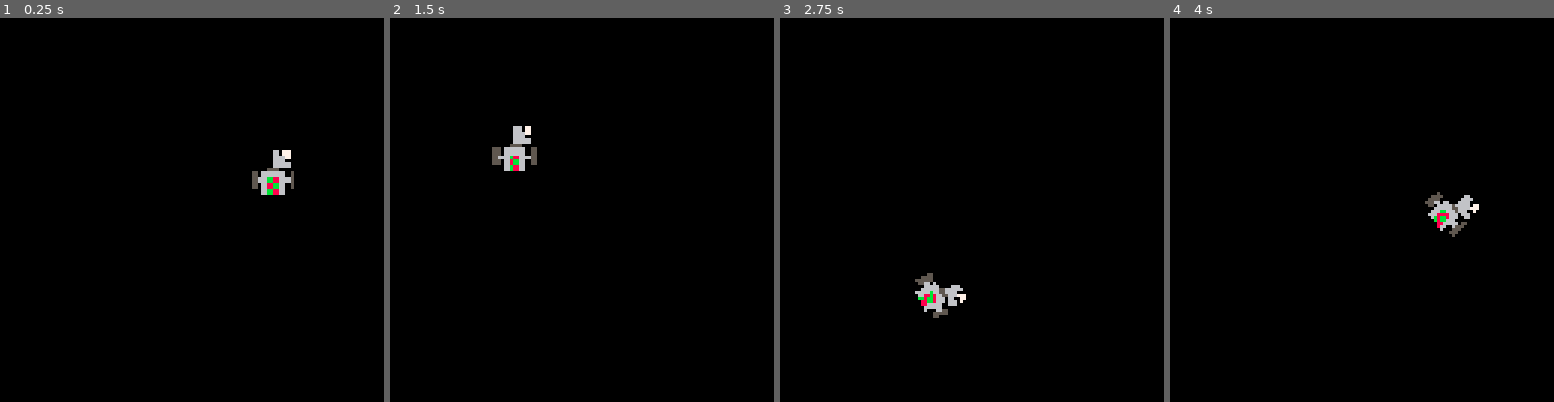
Above: before the commit, frames 1-4 (left to right).
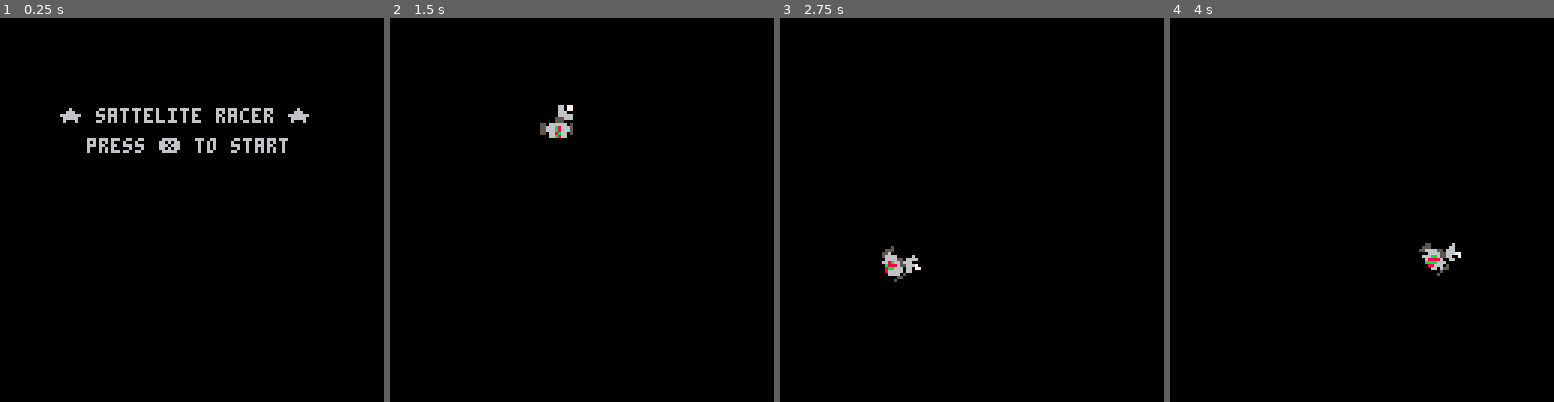
Above: after the commit, the same moments.

Repository: jackawackadoo/Sattelite_Racer
Game: PICO-8 cartridge sattelite_racer.p8
Same seed, same stepped clock (60 frames per second), same inputs: the game is played once before the commit and once after it.
Inputs:
- Up to frame 1 (0.25 s): no input
- Up to frame 2 (1.5 s): tap X (X key) at 0.33, 1.07 s
- Up to frame 3 (2.75 s): hold Right 1.6-2.1 s; tap X (X key) at 1.85 s; hold Right from 2.47 s (still down)
- Up to frame 4 (4 s): tap X (X key) at 2.97 s; release Right at 3.03 s; hold Left 3.08-3.58 s

The runs differ from the first frame. In frame 1, 2.6% of the frame differs, in the area x 15-81%, y 23-47%; in frame 2, 1.2%; in frame 3, 1.2%; in frame 4, 1.2%.

Commit message:
opnening screen

Diff:
--- a/sattelite_racer.p8
+++ b/sattelite_racer.p8
@@ -8,27 +8,37 @@
 originy = 64
 angle = 0
 angle_r = 0
-size = 20
+size = 15
 x = 0
 y = 0
 sa = 0
 s = 1
+start = 0
 
 
 function _init()
 	cls()
+	local start_x = 20
+	local start_y = 30
+	print ("★ sattelite racer ★", start_x, start_y)
+	print ("press ❎ to start", start_x+9,start_y+10)
+	while (start == 0) do
+		if btn(❎) then start = 1
+	end
+
 end
 
 function _update()
-	angle += 3
-	if (angle > 360) angle = 0
-	cls()
-	s = 1
- sa = angle_r / 360
-	x = originx + radius * cos(angle/360)
-	y = originy + radius * sin(angle/360)
-	if btn(➡️) then angle_r -= 3 end
-	if btn(⬅️) then angle_r +=3 	end
+		angle += 3
+		if (angle > 360) angle = 0
+		cls()
+		s = 1
+	 sa = angle_r / 360
+		x = originx + radius * cos(angle/360)
+		y = originy + radius * sin(angle/360)
+		if btn(➡️) then angle_r -= 3 end
+		if btn(⬅️) then angle_r +=3 	end
+		end
 end
 
 
